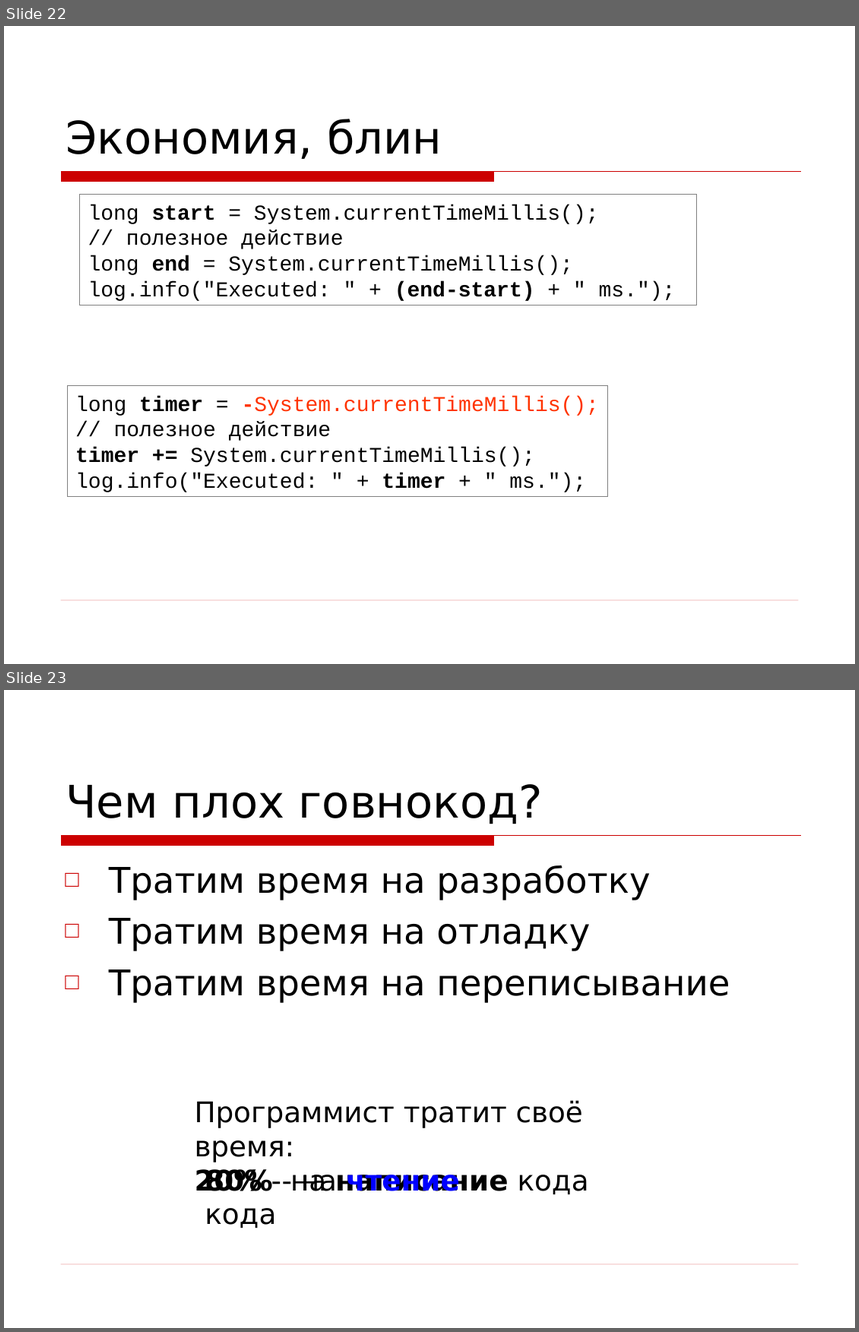
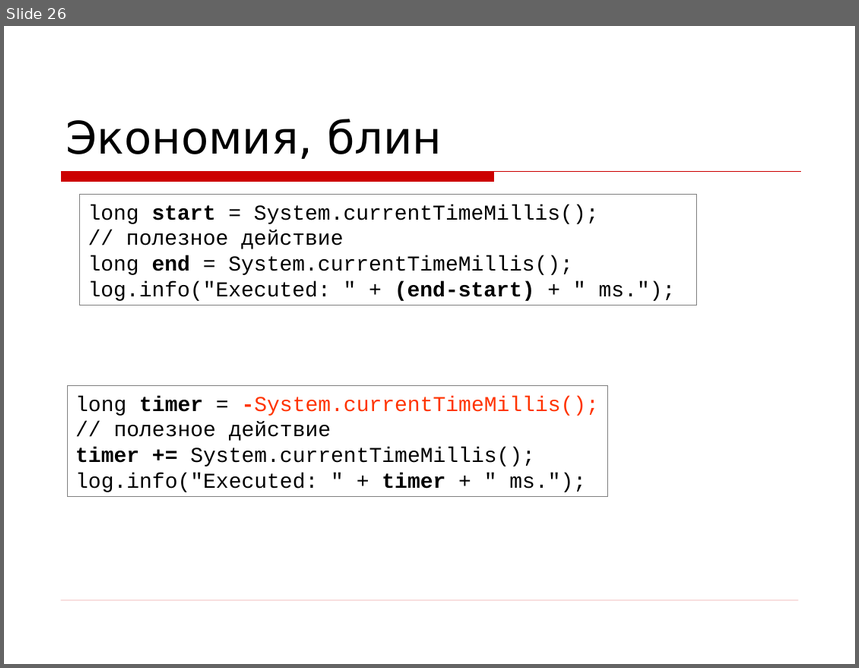
Before and after one commit to asolntsev/presentations, a slide deck: wtf-code/WTF_code.jug-lv.ru.ppt. Shown one above the other, each under a label of ours: slides 22 and 23 before the commit, slide 26 after it. The pictures are 859x1332 and 859x668 pixels, drawn with LibreOffice and Linux fonts; fonts in the diff are those of the drawing; background and template pictures are left out. Boxes give left, top, right and bottom in pixels: in the first picture for what was removed or moved away, otherwise in the second. Text is boxed around its words. In the diff, an @@ line names an element or a change of style, - is before the commit and + after.

```diff
--- a/wtf-code/WTF_code.jug-lv.ru.ppt
+++ b/wtf-code/WTF_code.jug-lv.ru.ppt
@@ slide 23 removed at (4, 690, 855, 1328), background picture (left out); not listed: 2 template elements that a slide beside it also shows @@
@@ title removed at (66, 784, 543, 825) @@
-Чем плох говнокод?
@@ text removed at (109, 866, 730, 1003) @@
-□ Тратим время на разработку
-□ Тратим время на отладку
-□ Тратим время на переписывание
@@ text removed at (195, 1100, 589, 1195) @@
-Программист тратит своё время:
-20% - на написание кода
@@ text removed at (205, 1167, 460, 1228) @@
-80% - на чтение кода
@@ what was slide 22 is now slide 26 @@
```
Also in this commit, not shown: 8 slides changed, 6 slides added, 4 other slides removed, 1 other file.
